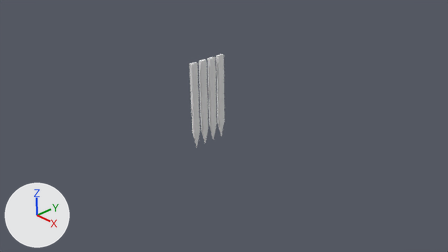
Renders of the Blender file Assets/models/bars.blend from each side of a commit.
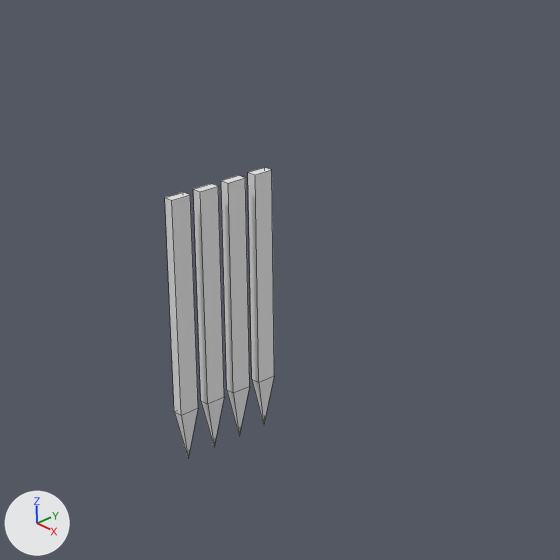
Old and new are each drawn from the file's camera 'Camera' and again close up on the part from 30% to 71% of the width and 0% to 72% of the height. The lights are fixed; the arrows at lower left show +X, +Y and +Z. The close-ups show mesh edges as thin lines.

In view in the first close-up: 'bars'.
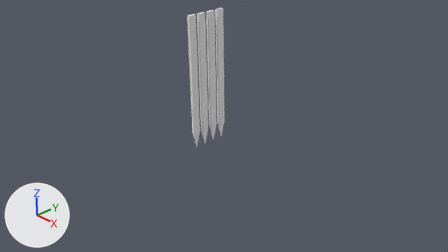
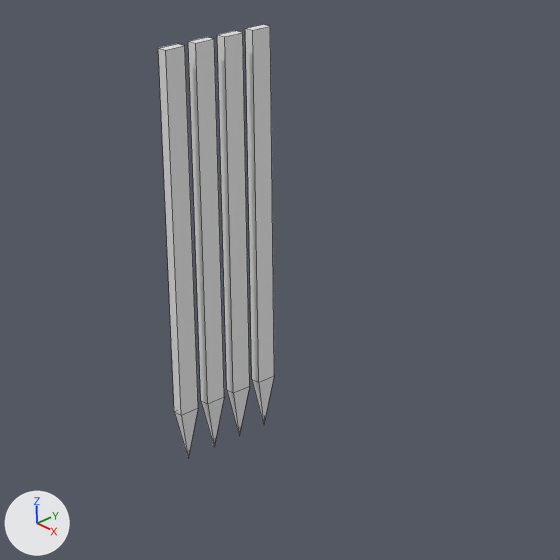
Location of each change, (x1, y1, x2, y2) in pixels of the close-ups (560 x 560 px; the box of a moved part takes in the faces that stretch with it):
'bars', reshaped (6% wider, 49% taller)
    before: (165, 167, 274, 457)
    after: (158, 25, 274, 457)
part 1 of me_bars, moved or reshaped
    before: (165, 167, 274, 370)
    after: (158, 25, 274, 370)

Edits to the bpy script that builds the scene:
```text
Change me_bars:
    where me_bars.from_pydata(...)  # 36 vertices, 36 faces; spans x -0.04..0.04, y -0.45..0.45, z 0.0..2.0
    used by ob_bars; location = (0.0, 0.0, 0.0)
    me_bars part 1: all 16 vertices in x -0.04..0.04, y -0.45..0.45, z 2.0 are moved by (0.0, 0.0, 1.0)
```
